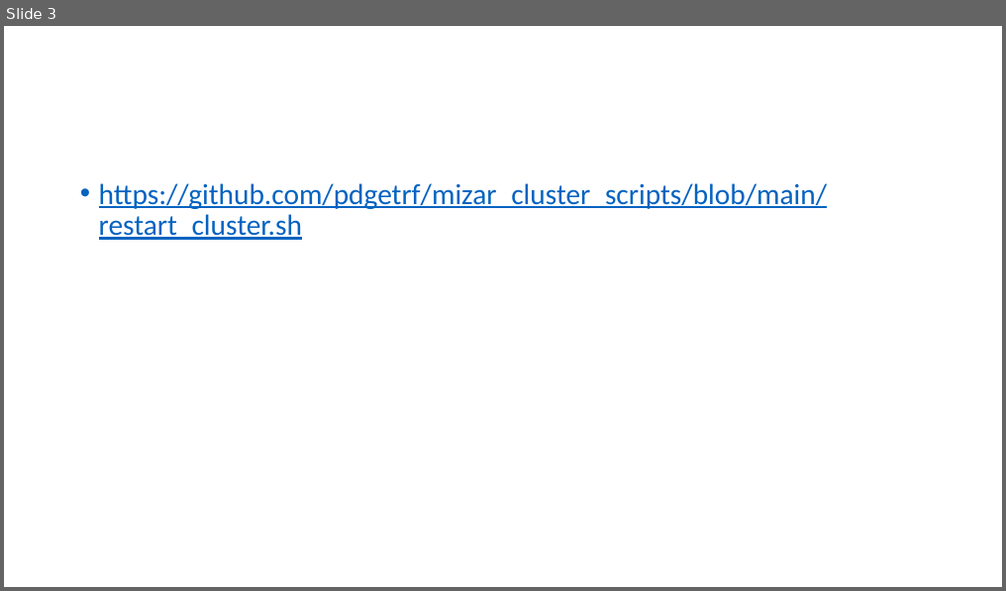
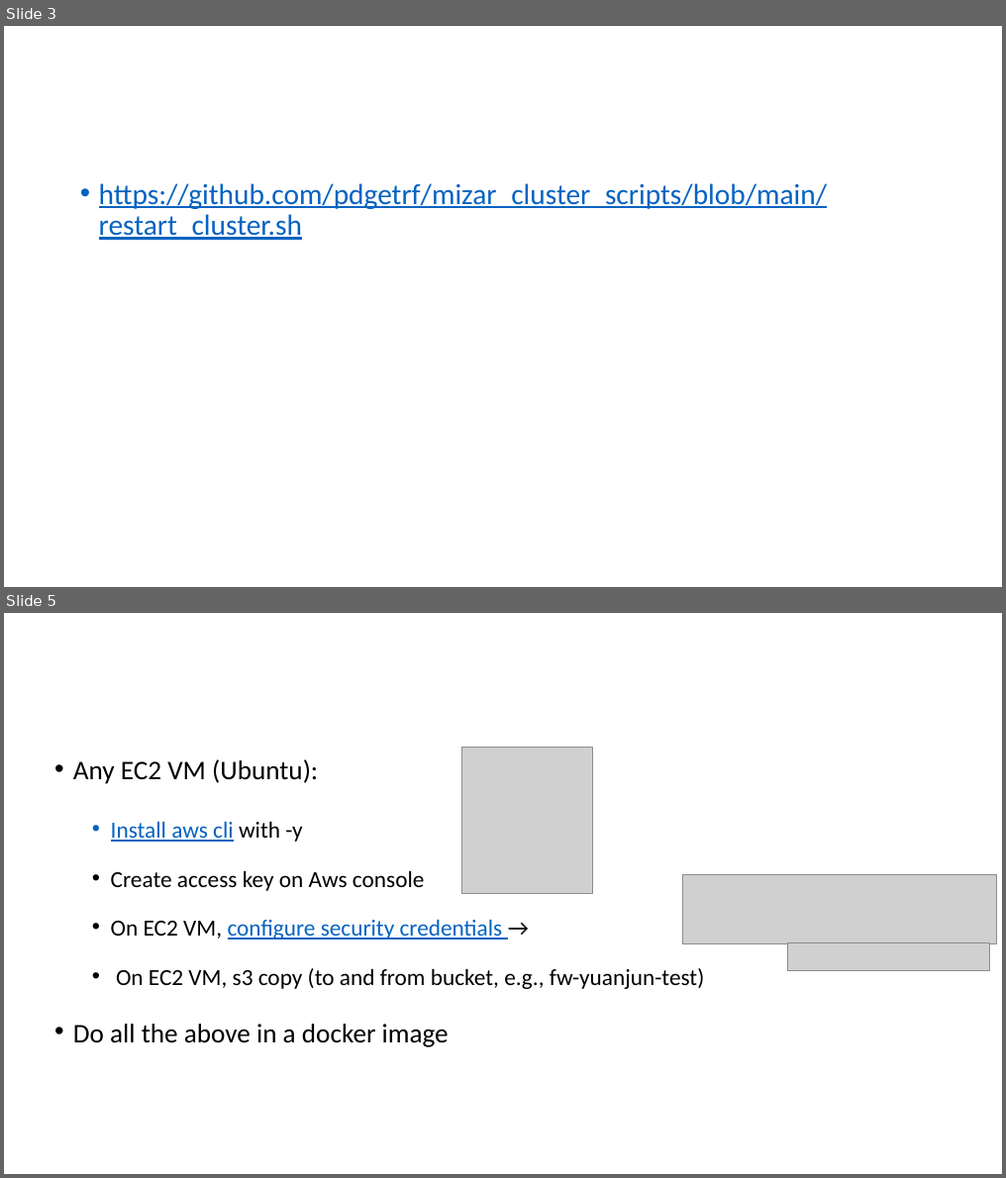
Before and after one commit to pdgetrf/fw_intern_2022, a slide deck: docs/discussion.pptx. Shown one above the other, each under a label of ours: slide 3 before the commit, slides 3 and 5 after it; the slides between them are not shown. The pictures are 1006x591 and 1006x1178 pixels, drawn with LibreOffice and Linux fonts; fonts in the diff are those of the drawing; grey boxes stand for pictures. Boxes give left, top, right and bottom in pixels: in the first picture for what was removed or moved away, otherwise in the second. Text is boxed around its words. In the diff, an @@ line names an element or a change of style, - is before the commit and + after.

```diff
--- a/docs/discussion.pptx
+++ b/docs/discussion.pptx
@@ slide 5 added at <box>4,613,1002,1174</box>, background #FFFFFF @@
@@ text added at <box>73,760,704,1048</box>, 22.2 pt, text #000000 @@
+• Any EC2 VM (Ubuntu):
+  • Install aws cli with -y
+  • Create access key on Aws console
+  • On EC2 VM, configure security credentials →
+  • On EC2 VM, s3 copy (to and from bucket, e.g., fw-yuanjun-test)
+• Do all the above in a docker image
@@ picture added at <box>461,747,592,894</box> @@
@@ picture added at <box>683,875,997,945</box> @@
@@ picture added at <box>788,943,990,971</box> @@
```
Also in this commit, not shown: 1 other slide added.
